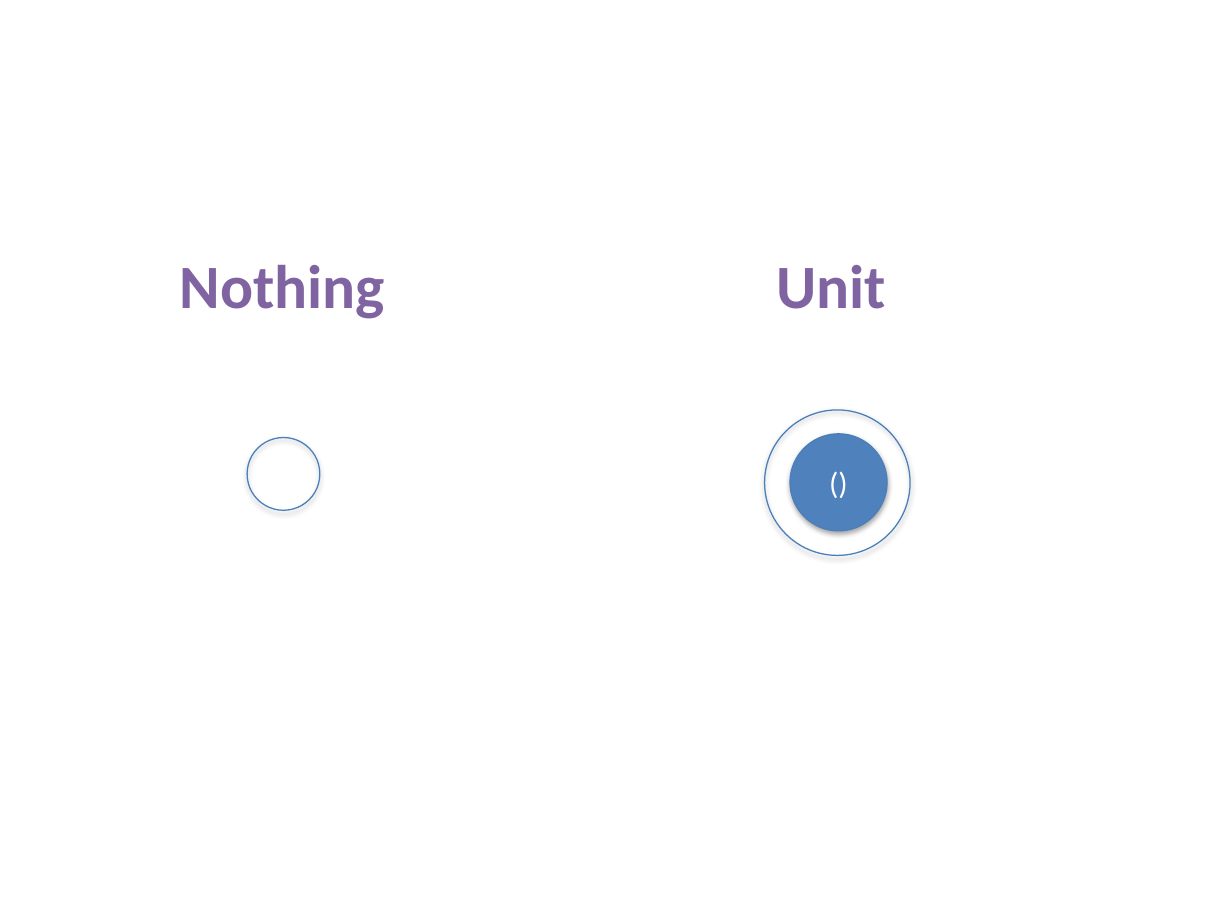
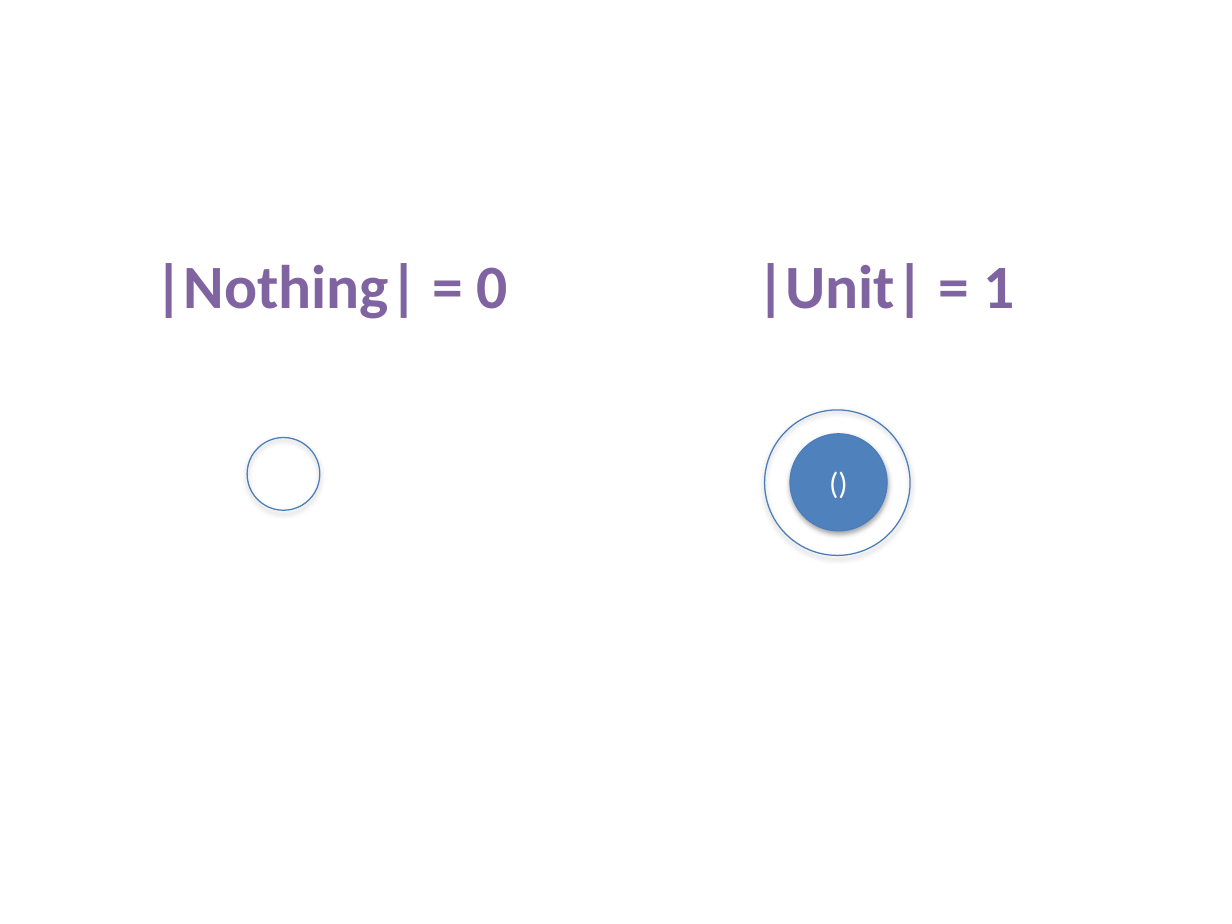
Before and after one commit to fp-tower/foundations, a slide deck: slide 3 of Diagrams.pptx (slide 2 before the commit). Drawn at 1232x924 pixels with LibreOffice and Linux fonts; fonts in the diff are those of the drawing. Boxes give left, top, right and bottom in pixels: in the first picture for what was removed or moved away, otherwise in the second. Text is boxed around its words. In the diff, an @@ line names an element or a change of style, - is before the commit and + after.

```diff
--- a/Diagrams.pptx
+++ b/Diagrams.pptx
@@ text at [155,263,508,319]: text changed @@
-Nothing
+|Nothing| = 0
@@ text at [756,263,1014,318]: text changed @@
-Unit
+|Unit| = 1
```
Also in this commit, not shown: 5 other slides changed, 16 slides added, 1 other file.
